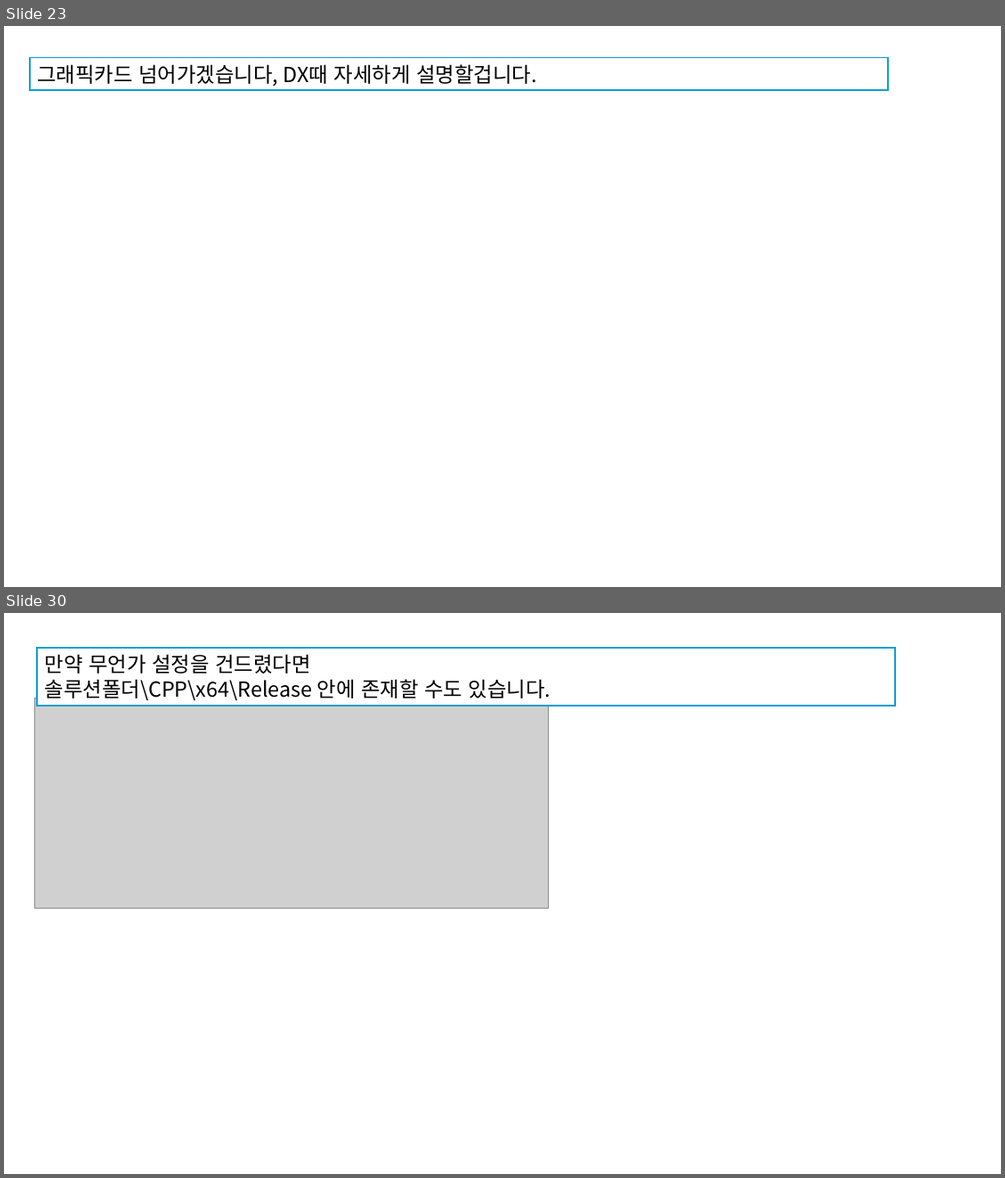
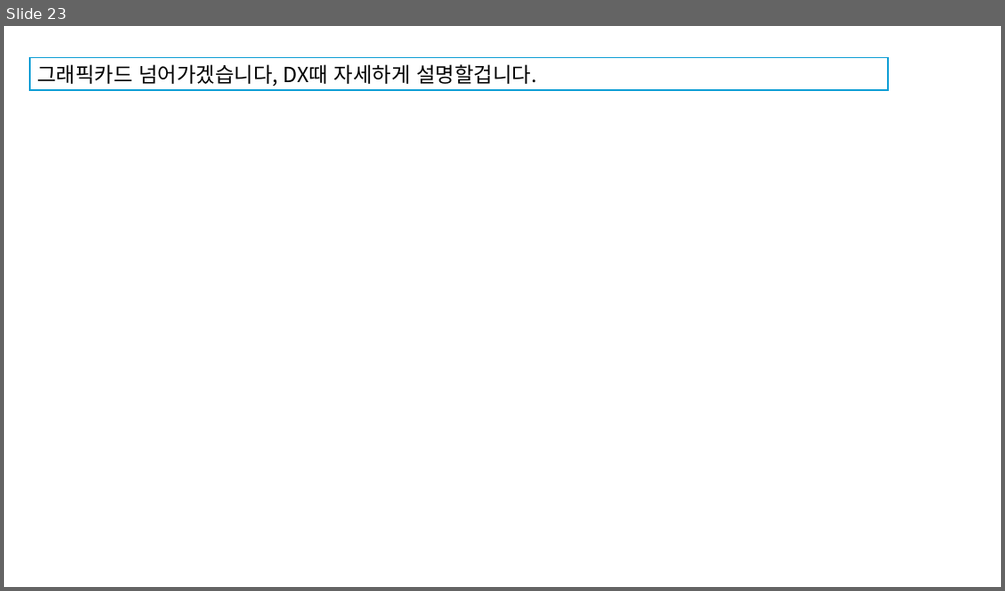
Before and after one commit to JaeSuGang/AssortRockAssignment, a slide deck: DOC/240910_프로젝트만들기.pptx. Shown one above the other, each under a label of ours: slides 23 and 30 before the commit, slide 23 after it; the slides between them are not shown. The pictures are 1005x1178 and 1005x591 pixels, drawn with LibreOffice and Linux fonts; fonts in the diff are those of the drawing; grey boxes stand for pictures. Boxes give left, top, right and bottom in pixels: in the first picture for what was removed or moved away, otherwise in the second. Text is boxed around its words. In the diff, an @@ line names an element or a change of style, - is before the commit and + after.

```diff
--- a/DOC/240910_프로젝트만들기.pptx
+++ b/DOC/240910_프로젝트만들기.pptx
@@ slide 30 removed at <box>4,613,1001,1174</box>, background #FFFFFF @@
@@ rectangle removed at <box>37,648,896,705</box> @@
-만약 무언가 설정을 건드렸다면
-솔루션폴더\CPP\x64\Release 안에 존재할 수도 있습니다.
@@ picture removed at <box>35,698,550,908</box> @@
```
Also in this commit, not shown: 11 other slides removed, 10 other files.
